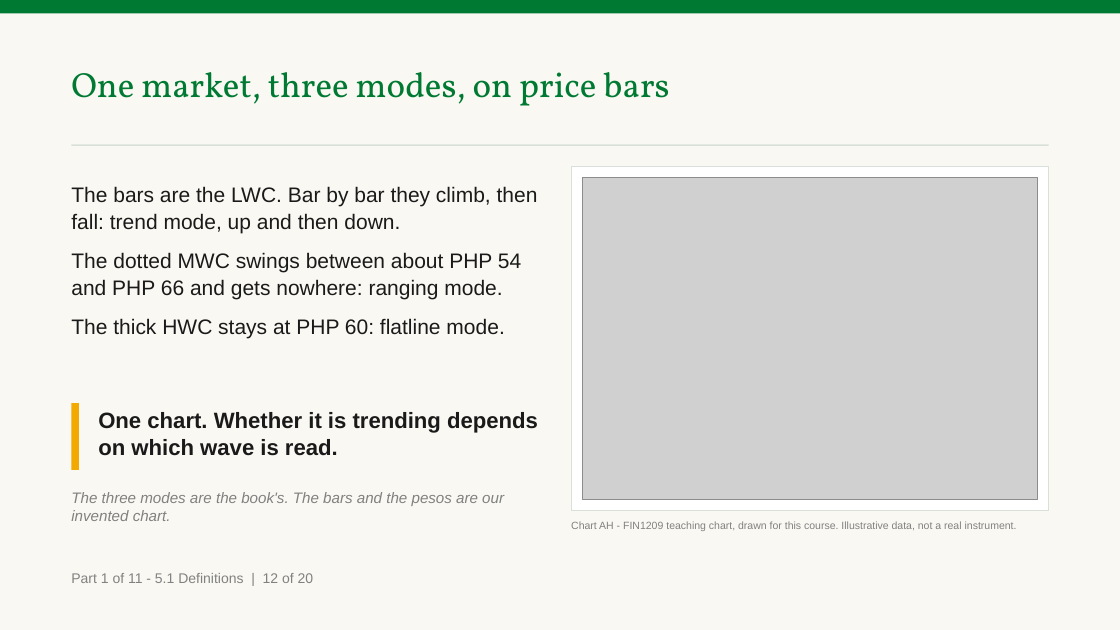
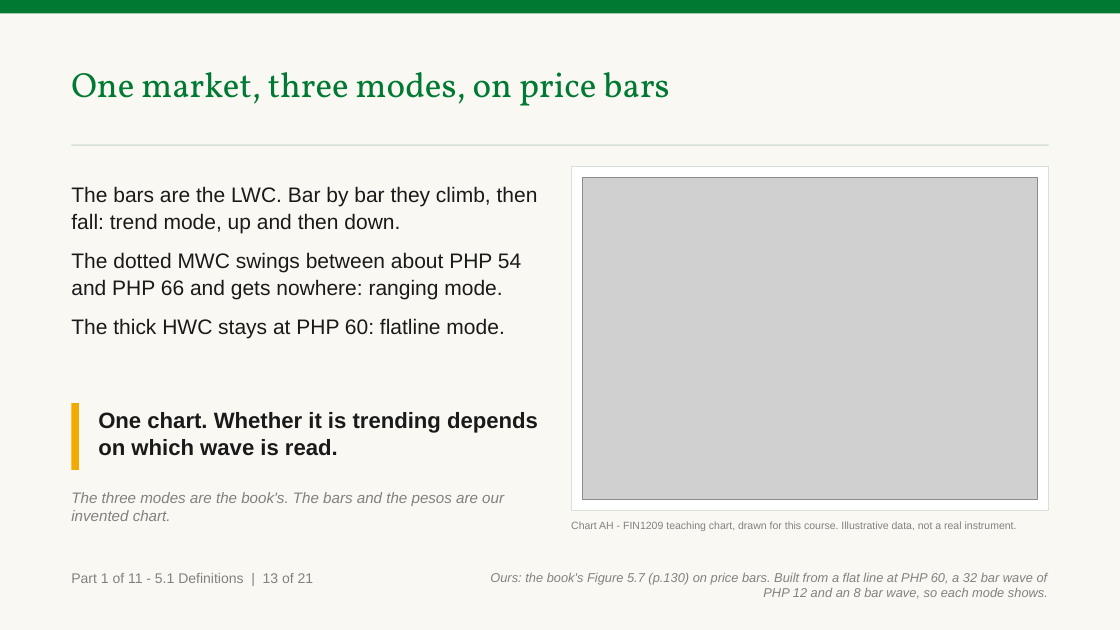
Before and after one commit to benjiesotelo-sudo/Telos_FIN1209, a slide deck: slide 18 of chapter-05/FIN1209-Chapter-05.pptx (slide 17 before the commit). Drawn at 1120x630 pixels with LibreOffice and Linux fonts; fonts in the diff are those of the drawing; grey boxes stand for pictures. Boxes give left, top, right and bottom in pixels: in the first picture for what was removed or moved away, otherwise in the second. Text is boxed around its words. In the diff, an @@ line names an element or a change of style, - is before the commit and + after.

Commit message:
Say where every Chapter 5 slide comes from, and how its invented price was built
The instructor asked how the swings on the wave charts were computed and
said the answer belonged on the slide. A new slide and Chart AJ show the
three waves the invented price is added up from, with the sizes and why
they were chosen; the two slides after it say how each line is drawn from
those waves and that a real chart carries no such numbers.

Every teaching slide now carries an origin line, bottom right: the book
page, the figure, whose the numbers are, and where the book gives no
reason, that it gives none. deckkit prints it from a new optional field;
Chapters 1 to 4 set none and rebuild byte identical.

TEMPLATE.md records the standing rule: nothing is stated without its
explanation.

```diff
--- a/chapter-05/FIN1209-Chapter-05.pptx
+++ b/chapter-05/FIN1209-Chapter-05.pptx
@@ text at (x1=71, y1=573, x2=314, y2=583): text changed @@
-Part 1 of 11 - 5.1 Definitions | 12 of 20
+Part 1 of 11 - 5.1 Definitions | 13 of 21
@@ text added at (x1=490, y1=573, x2=1048, y2=599), 11 pt, text #818181, italic @@
+Ours: the book's Figure 5.7 (p.130) on price bars. Built from a flat line at PHP 60, a 32 bar wave of PHP 12 and an 8 bar wave, so each mode shows.
```
Also in this commit, not shown: 103 other slides changed, 1 slide added, 6 other files.
